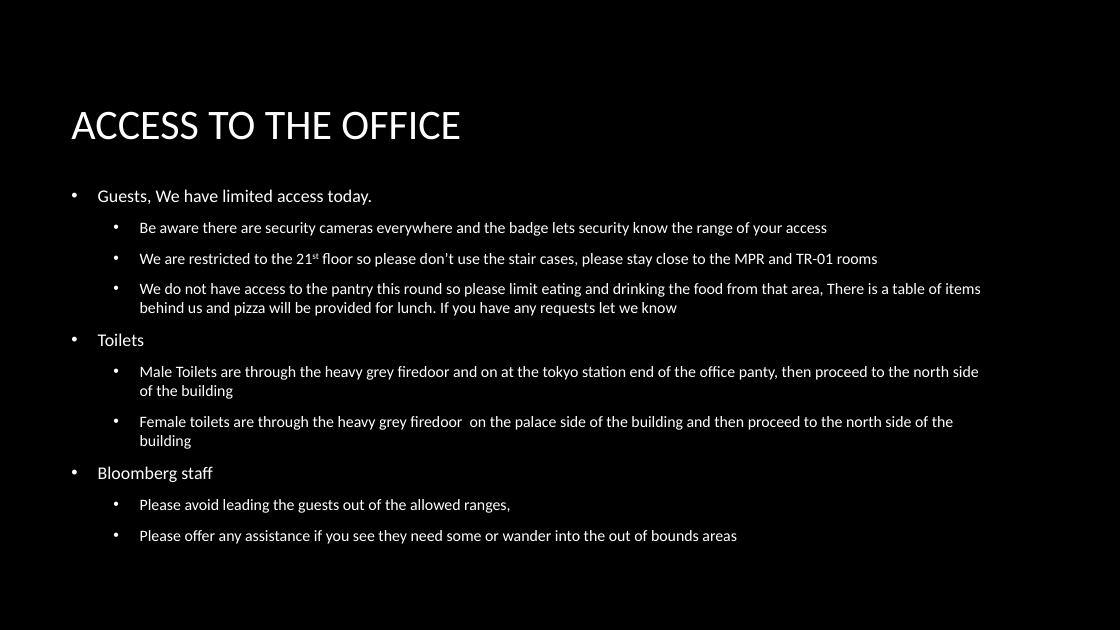
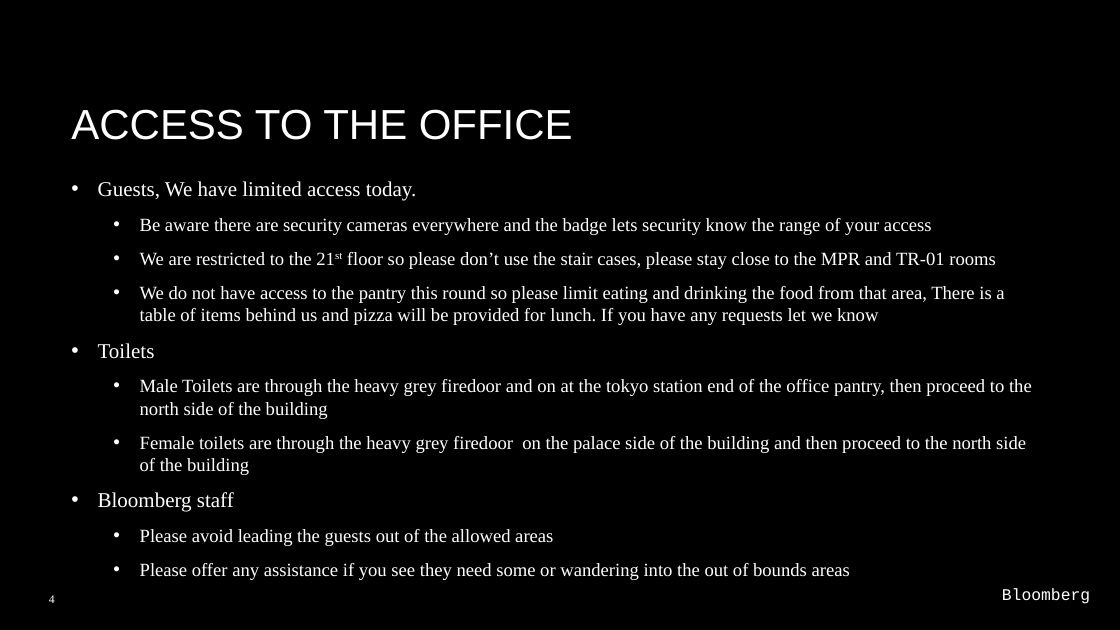
Before and after one commit to ashleysmart/mlgym, a slide deck: slide 4 of stock_price/CrypotHackaton.pptx. Drawn at 1120x630 pixels with LibreOffice and Linux fonts; fonts in the diff are those of the drawing; background and template pictures are left out. Boxes give left, top, right and bottom in pixels: in the first picture for what was removed or moved away, otherwise in the second. Text is boxed around its words. In the diff, an @@ line names an element or a change of style, - is before the commit and + after.

```diff
--- a/stock_price/CrypotHackaton.pptx
+++ b/stock_price/CrypotHackaton.pptx
@@ title "ACCESS TO THE OFFICE" at (x1=71, y1=109, x2=573, y2=140): font Calibri to Arial @@
@@ text "Guests, We have limited access ..." moved from (x1=98, y1=189, x2=980, y2=544) to (x1=98, y1=181, x2=1032, y2=580) @@
@@ text at (x1=98, y1=181, x2=1026, y2=512): size 15.3 to 18 pt in "Guests, We have limited access today.", "Toilets", "Bloomberg staff"; font Calibri to Times New Roman in "Guests, We have limited access today.", "Be aware there are security cameras everywhere ...", "We are restricted to the 21st floor ...", "We do not have access to the ..." and 3 more places; size 13.6 to 16 pt in "Be aware there are security cameras everywhere ...", "We are restricted to the 21st floor ...", "We do not have access to the ...", "Female toilets are through the heavy grey ..." @@
@@ text at (x1=140, y1=379, x2=1032, y2=419): text changed; size 13.6 to 16 pt; font Calibri to Times New Roman @@
-  • Male Toilets are through the heavy grey firedoor and on at the tokyo station end of the office panty, then proceed to the north side of the building
+  • Male Toilets are through the heavy grey firedoor and on at the tokyo station end of the office pantry, then proceed to the north side of the building
@@ text at (x1=140, y1=529, x2=850, y2=580): text changed; size 13.6 to 16 pt; font Calibri to Times New Roman @@
-  • Please avoid leading the guests out of the allowed ranges,
-  • Please offer any assistance if you see they need some or wander into the out of bounds areas
+  • Please avoid leading the guests out of the allowed areas
+  • Please offer any assistance if you see they need some or wandering into the out of bounds areas
@@ page number added at (x1=49, y1=595, x2=55, y2=603), 10 pt, text #FFFFFF @@
+4
@@ text added at (x1=1002, y1=588, x2=1090, y2=604), 14 pt, text #FFFFFF @@
+Bloomberg
```
Also in this commit, not shown: 26 other slides changed, 3 slides added, 2 slides removed, 3 other files.
